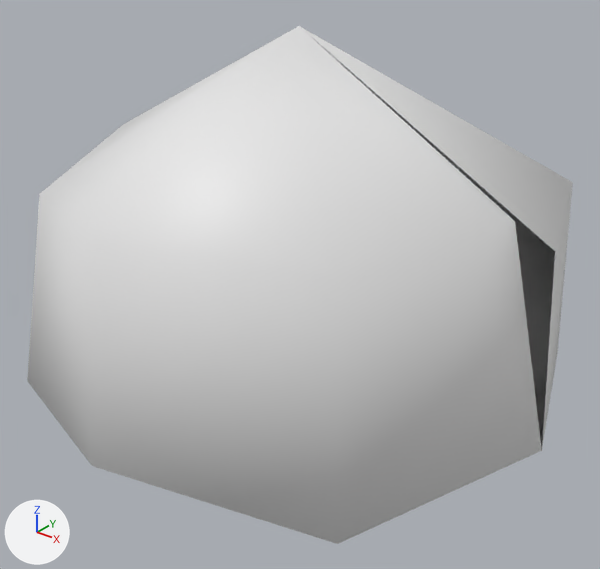
One commit to the OBJ model src/main/resources/Models/Bosses/asteroide_explosivo_gigante.obj: the scene before it, then after it.
Both versions are drawn from a camera (50 mm lens) standing at (1.72, -2.14, 1.37) and looking at (0.0, 0.01, 0.03). Every picture has the same lights, and +X, +Y and +Z are marked at lower left. The older version comes first. Where no turn or scale is listed for an object, it has been applied to the vertices.

Names of what the first picture shows: 'Asteroide_explosivo_gigante'.
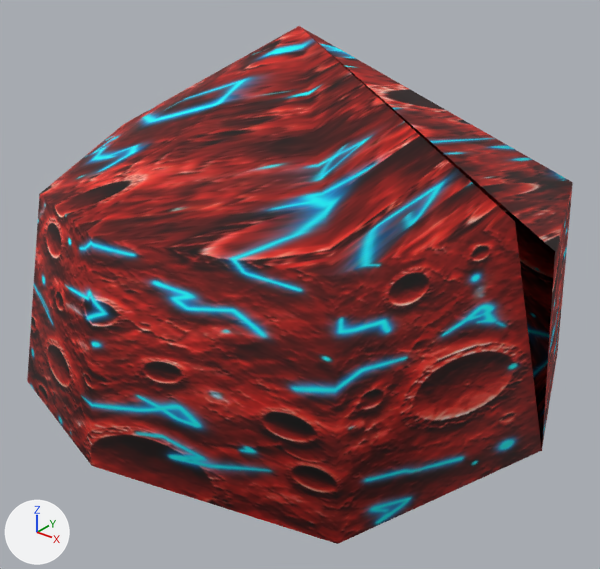
The edits, one by one:
Picture 'asteroide_explosivo_gigante_textura.png' (img_asteroide_explosivo_gigante_textura_png) is new.
Material 'MaterialAsteroideExplosivoGigante' (mat_materialasteroideexplosivogigante) is new.
Its texture is img_asteroide_explosivo_gigante_textura_png.
Its roughness is 0.842.
me_asteroide_explosivo_gigante has 19 vertices, 32 faces and spans x -1.0..0.98, y -0.98..0.96, z -0.91..0.95.
me_asteroide_explosivo_gigante gains material mat_materialasteroideexplosivogigante (picture img_asteroide_explosivo_gigante_textura_png).

Location of each change, [x1, y1, x2, y2] in pixels of the pictures (600 x 569 px):
'Asteroide_explosivo_gigante', recoloured (white to red)
    both: [27, 26, 573, 544]
